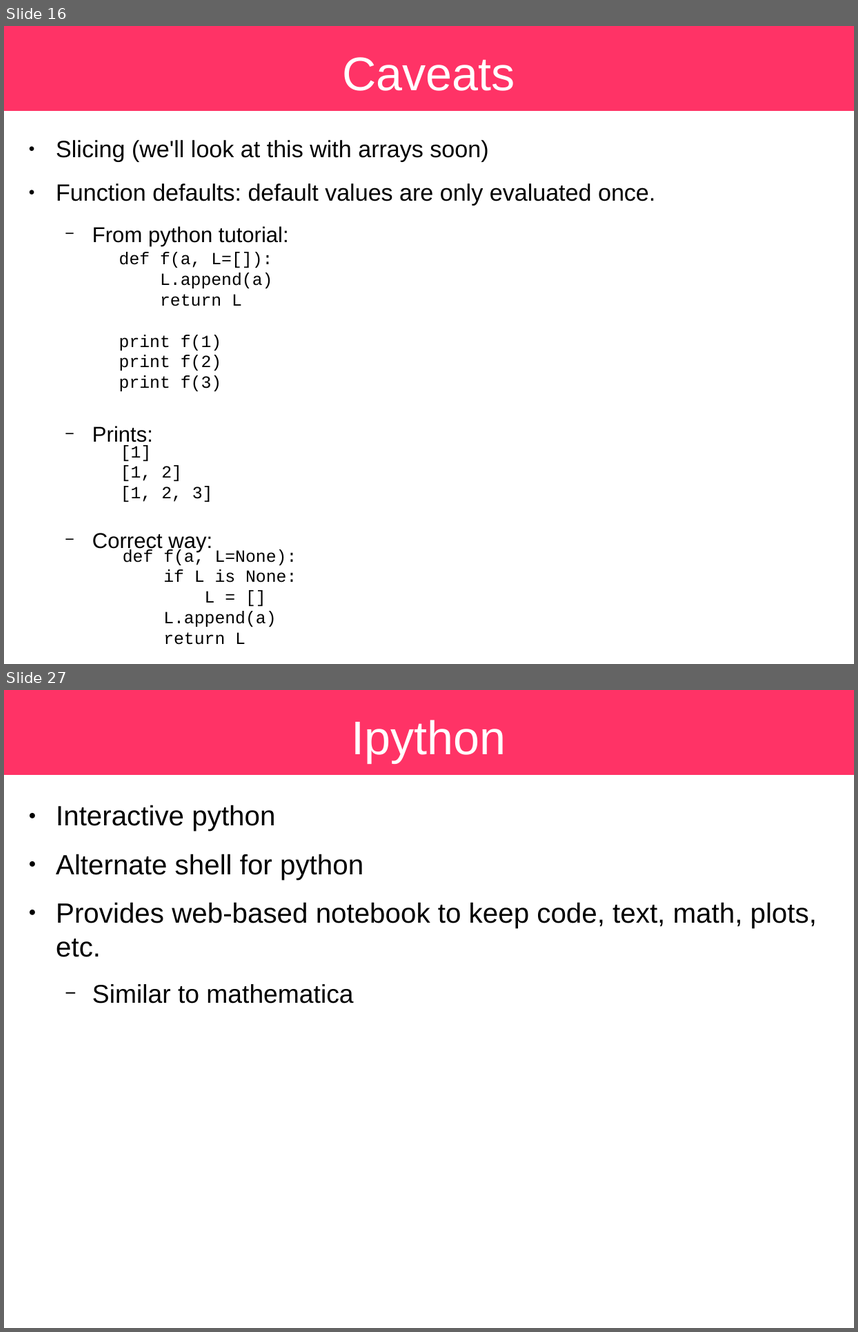
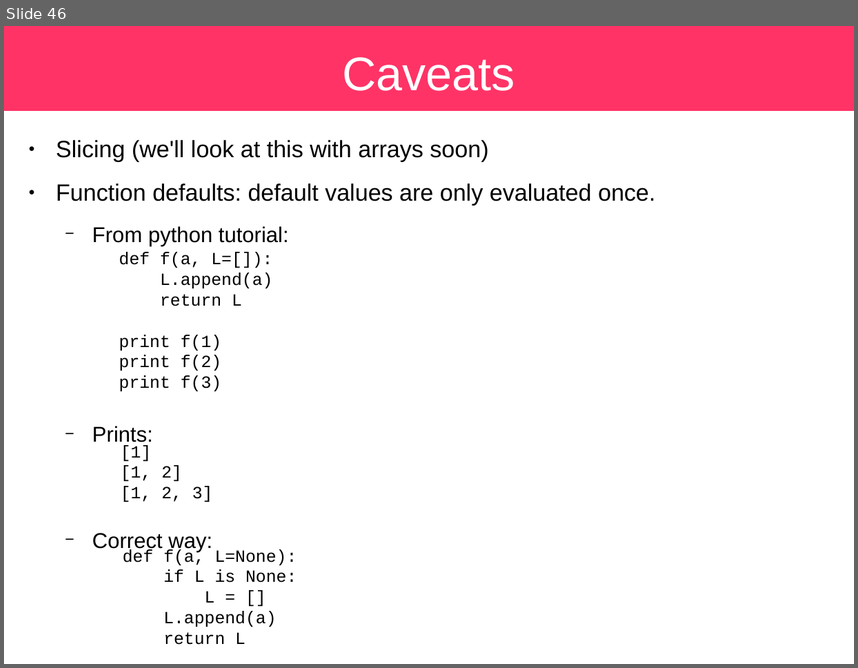
Before and after one commit to sbu-python-class/python-science, a slide deck: lectures/01-python/python.odp. Shown one above the other, each under a label of ours: slides 16 and 27 before the commit, slide 46 after it; the slides between them are not shown. The pictures are 858x1332 and 858x668 pixels, drawn with LibreOffice and Linux fonts; fonts in the diff are those of the drawing. Boxes give left, top, right and bottom in pixels: in the first picture for what was removed or moved away, otherwise in the second. Text is boxed around its words. In the diff, an @@ line names an element or a change of style, - is before the commit and + after.

```diff
--- a/lectures/01-python/python.odp
+++ b/lectures/01-python/python.odp
@@ slide 27 removed at (4, 690, 854, 1328), background #FFFFFF; not listed: 1 template element that a slide beside it also shows @@
@@ title removed at (352, 720, 506, 763) @@
-Ipython
@@ text removed at (56, 805, 817, 1003) @@
-● Interactive python
-● Alternate shell for python
-● Provides web-based notebook to keep code, text, math, plots, etc.
-  − Similar to mathematica
@@ what was slide 16 is now slide 46 @@
```
Also in this commit, not shown: 31 slides added, 11 other slides removed, 1 other file.
